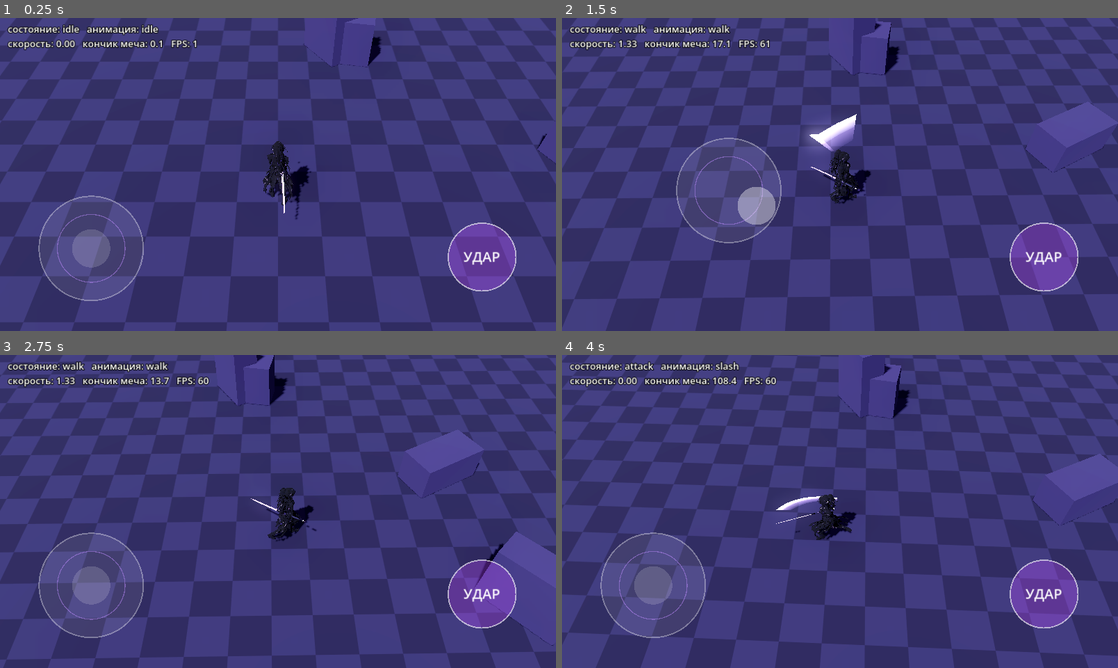
Above: before the commit, frames 1-4 (two rows, left to right).
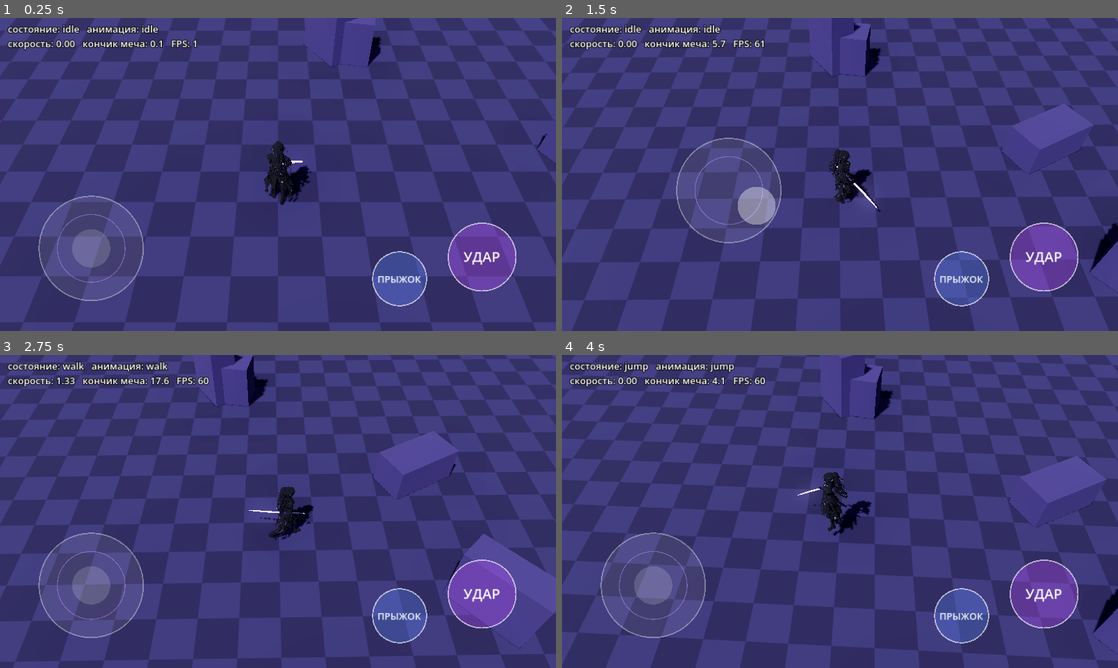
Above: after the commit, the same moments.

Repository: Masuku4129/Game
Game: Godot game, scene res://main.tscn
Two runs of this game, one before a commit and one after it. Both use one fixed random seed, a clock stepped at 60 frames per second and the inputs below.
Inputs (mouse positions are in pixels of both pictures, inside the frame that each line leads up to):
- Up to frame 1 (0.25 s): no input
- Up to frame 2 (1.5 s): tap Enter at 0.5 s; move the mouse to (962, 158) at 0.52 s; hold D 0.53-1.25 s; tap K at 0.6 s; click (962, 158) at 0.67 s; tap Space at 0.77 s; drag from (728, 190) to (812, 237) at 1.27 s
- Up to frame 3 (2.75 s): move the mouse to (333, 442) at 2.02 s; hold D from 2.03 s (still down); tap J at 2.1 s; tap K at 2.3 s
- Up to frame 4 (4 s): release D at 2.75 s; drag from (812, 574) to (673, 464) at 2.77 s; move the mouse to (1006, 558) at 3.52 s; hold A from 3.53 s (still down); tap K at 3.6 s; tap Space at 3.77 s

The runs differ from the first frame. In frame 1, 1.7% of the frame differs, in the area x 47-77%, y 39-93%; in frame 2, 64%; in frame 3, 66%, in the area x 0-100%, y 0-100%; in frame 4, 62%.

Commit message:
kira: 5-hit combo, jump, crescent wave shader, single trail window, narrower legs, darker model
Co-Authored-By: Claude Sonnet 5.5 <noreply@anthropic.com>
Claude-Session: https://claude.ai/code/session_01XvKRdiRrWdLnET7y1AhQmW

Diff:
--- /dev/null
+++ b/kira_3d_test/crescent.gdshader
@@ -0,0 +1,54 @@
+shader_type spatial;
+render_mode unshaded, blend_add, cull_disabled, depth_draw_never;
+
+// Волна-полумесяц, рассекающая плоскость удара.
+// Три вложенных полумесяца разной яркости, яркая кромка, радиальные "волокна" и растворение по краю.
+uniform float progress : hint_range(0.0, 1.0) = 0.0;
+uniform vec3 col_rim = vec3(1.0, 1.0, 1.0);
+uniform vec3 col_body = vec3(0.62, 0.38, 1.0);
+uniform vec3 col_deep = vec3(0.25, 0.08, 0.65);
+
+float hash(vec2 p) { return fract(sin(dot(p, vec2(127.1, 311.7))) * 43758.5453); }
+float vnoise(vec2 p) {
+	vec2 i = floor(p);
+	vec2 f = fract(p);
+	f = f * f * (3.0 - 2.0 * f);
+	return mix(mix(hash(i), hash(i + vec2(1.0, 0.0)), f.x), mix(hash(i + vec2(0.0, 1.0)), hash(i + vec2(1.0, 1.0)), f.x), f.y);
+}
+
+void fragment() {
+	vec2 p = UV * 2.0 - 1.0;
+	p.y = -p.y;                       // +y = направление полёта волны
+	vec3 acc = vec3(0.0);
+	float alpha = 0.0;
+	for (int i = 0; i < 3; i++) {
+		float fi = float(i);
+		float k = 1.0 - 0.16 * fi;                 // вложенные слои
+		vec2 ca = vec2(0.0, -0.18 * k);
+		vec2 cb = vec2(0.0, -0.18 * k - 0.52 * k);
+		float ra = 0.92 * k;
+		float rb = 0.86 * k;
+		float da = length(p - ca) - ra;            // <0 внутри внешнего круга
+		float db = length(p - cb) - rb;            // <0 внутри вычитаемого круга
+		float inside = smoothstep(0.012, -0.012, da) * smoothstep(-0.012, 0.012, db);
+		float thick = clamp(-db / 0.55, 0.0, 1.0);        // 0 у внутренней кромки .. 1 у внешней
+		vec2 q = p - ca;
+		float ang = atan(q.y, q.x);
+		float streak = vnoise(vec2(ang * 22.0 + fi * 7.0, length(q) * 4.0 - progress * 8.0));
+		float fib = 0.55 + 0.9 * streak;
+		float rim = exp(-abs(da) * 38.0);                  // яркая внешняя кромка
+		float edge2 = exp(-abs(db) * 60.0) * 0.5;          // тонкая подсветка внутренней кромки
+		vec3 body = mix(col_deep, col_body, thick) * fib;
+		vec3 layer = body * 0.9 + col_rim * (rim * 1.6 + edge2);
+		float w = (i == 0) ? 1.0 : 0.55;
+		acc += layer * inside * w;
+		alpha = max(alpha, inside * w);
+	}
+	// растворение к концу: края рассыпаются шумом
+	float n = vnoise(p * 7.0 + vec2(0.0, progress * 3.0));
+	float dissolve = smoothstep(progress * 1.05 - 0.15, progress * 1.05, n);
+	float fade = pow(1.0 - progress, 1.3);
+	float head = smoothstep(0.0, 0.12, progress);        // быстрый вход
+	ALBEDO = acc * 1.6 * fade * dissolve * head;
+	ALPHA = clamp(alpha, 0.0, 1.0);
+}
--- a/kira_3d_test/main.gd
+++ b/kira_3d_test/main.gd
@@ -30,11 +30,18 @@
 var attack_len := 1.1
 var combo := 0               # номер удара в комбо: 0, 1, 2
 var combo_queued := false
-const COMBO_ROLES := ["slash", "slash2", "slash3"]
+const COMBO_ROLES := ["slash", "slash2", "slash4", "slash5", "slash3"]
 const COMBO_WINDOW := 0.30
 const ATTACK_RANGE := 2.4        # радиус зоны поражения (было ~1.6, +50%)
 # для каждого удара: [время попадания (с), рывок вперёд (м), множитель радиуса ударной волны]
-const HIT_INFO := {"slash": [0.22, 0.9, 1.0], "slash2": [0.23, 0.9, 1.0], "slash3": [0.50, 1.4, 1.25]}
+# для каждого удара: [время попадания, рывок вперёд (м), множитель радиуса волны, окно шлейфа от, до, наклон плоскости волны (град), высота волны (м)]
+const HIT_INFO := {
+	"slash":  [0.21, 0.9, 1.0, 0.16, 0.30, 38.0, 1.0],
+	"slash2": [0.22, 0.9, 1.0, 0.15, 0.31, -8.0, 1.0],
+	"slash4": [0.30, 0.7, 1.35, 0.16, 0.40, 0.0, 0.55],
+	"slash5": [0.26, 0.8, 1.1, 0.16, 0.34, -62.0, 1.1],
+	"slash3": [0.30, 1.4, 1.3, 0.26, 0.38, 90.0, 1.2]}
+const JUMP_DIST := 1.9
 var hit_done := false
 var lunge_left := 0.0
 var lunge_dir := Vector3.ZERO
@@ -165,14 +172,17 @@
 			if low.contains("idle"): role = "idle"
 			elif low.contains("walk"): role = "walk"
 			elif low.contains("run"): role = "run"
+			elif low == "jump": role = "jump"
+			elif low == "slash5": role = "slash5"
+			elif low == "slash4": role = "slash4"
 			elif low == "slash3": role = "slash3"
 			elif low == "slash2": role = "slash2"
 			elif low == "slash": role = "slash"
 			if role == "":
 				continue
 			anim_of[role] = n
-			a.loop_mode = Animation.LOOP_NONE if role.begins_with("slash") else Animation.LOOP_LINEAR
-		for role in ["idle", "walk", "run", "slash", "slash2", "slash3"]:
+			a.loop_mode = Animation.LOOP_NONE if (role.begins_with("slash") or role == "jump") else Animation.LOOP_LINEAR
+		for role in ["idle", "walk", "run", "jump", "slash", "slash2", "slash4", "slash5", "slash3"]:
 			if not anim_of.has(role):
 				problems.append("НЕТ анимации " + role)
 	_attach_katana()
@@ -226,6 +236,7 @@
 	ui = TouchUI.new()
 	layer.add_child(ui)
 	ui.attack_pressed.connect(_on_attack)
+	ui.jump_pressed.connect(_on_jump)
 	hud = Label.new()
 	hud.position = Vector2(18.0, 10.0)
 	hud.add_theme_font_size_override("font_size", 22)
@@ -239,6 +250,8 @@
 		var k := event as InputEventKey
 		if k.pressed and not k.echo and (k.keycode == KEY_SPACE or k.keycode == KEY_J):
 			_on_attack()
+		if k.pressed and not k.echo and k.keycode == KEY_K:
+			_on_jump()
 
 
 func _input_vector() -> Vector2:
@@ -277,6 +290,10 @@
 			_play("walk", BLEND)
 		"run":
 			_play("run", BLEND)
+		"jump":
+			_play("jump", 0.06)
+			if anim_of.has("jump"):
+				attack_len = anim.get_animation(anim_of["jump"]).length
 		"attack":
 			_play(COMBO_ROLES[combo], 0.05)
 			hit_done = false
@@ -286,7 +303,20 @@
 				attack_len = anim.get_animation(anim_of[COMBO_ROLES[combo]]).length
 
 
+func _on_jump() -> void:
+	if state == "attack" or state == "jump":
+		return
+	var v := _input_vector()
+	if v.length() > DEAD_ZONE:
+		player.rotation.y = atan2(v.x, v.y)
+	attack_time = 0.0
+	lunge_dir = Vector3(sin(player.rotation.y), 0.0, cos(player.rotation.y))
+	_set_state("jump", true)
+
+
 func _on_attack() -> void:
+	if state == "jump":
+		return
 	if state == "attack":
 		if attack_time >= attack_len * COMBO_WINDOW and combo < COMBO_ROLES.size() - 1:
 			combo_queued = true
@@ -304,7 +334,18 @@
 	var v := _input_vector()
 	var mag := v.length()
 	cur_speed = 0.0
-	if state == "attack":
+	if state == "jump":
+		attack_time += delta
+		# вперёд на время полёта (самая активная часть анимации 0.16..0.62 с)
+		if attack_time > 0.16 and attack_time < 0.62:
+			var js := JUMP_DIST * delta / 0.46
+			var jp := player.position + lunge_dir * js
+			jp.x = clampf(jp.x, -ARENA_LIMIT, ARENA_LIMIT)
+			jp.z = clampf(jp.z, -ARENA_LIMIT, ARENA_LIMIT)
+			player.position = jp
+		if attack_time >= attack_len:
+			_set_state("idle", true)
+	elif state == "attack":
 		attack_time += delta
 		# в начале удара можно довернуть персонажа джойстиком
 		if mag > DEAD_ZONE and attack_time < attack_len * 0.25:
@@ -318,9 +359,11 @@
 			np.x = clampf(np.x, -ARENA_LIMIT, ARENA_LIMIT)
 			np.z = clampf(np.z, -ARENA_LIMIT, ARENA_LIMIT)
 			player.position = np
+		if trail != null:
+			trail.active = attack_time >= float(info[3]) and attack_time <= float(info[4])
 		if not hit_done and attack_time >= float(info[0]):
 			hit_done = true
-			_spawn_shockwave(float(info[2]))
+			_spawn_crescent(float(info[2]), float(info[5]), float(info[6]))
 			hits_log.append(COMBO_ROLES[combo])
 		if attack_time >= attack_len * 0.90 and combo_queued:
 			combo += 1
@@ -333,6 +376,8 @@
 			combo = 0
 			_set_state("idle", true)
 	elif mag > DEAD_ZONE:
+		if trail != null:
+			trail.active = false
 		var dir := Vector3(v.x, 0.0, v.y).normalized()
 		var target_yaw := atan2(dir.x, dir.z)
 		player.rotation.y = lerp_angle(player.rotation.y, target_yaw, 1.0 - exp(-TURN_SPEED * delta))
@@ -344,6 +389,8 @@
 		player.position = p
 		_set_state("run" if running else "walk")
 	else:
+		if trail != null:
+			trail.active = false
 		_set_state("idle")
 	# камера сверху под 45°
 	var target := player.position + Vector3(0.0, 1.0, 0.0)
@@ -353,43 +400,34 @@
 	_update_hud()
 
 
-func _spawn_shockwave(scale_f: float) -> void:
-	# полумесяц на земле: показывает зону поражения (радиус ATTACK_RANGE), быстро гаснет
-	var r := ATTACK_RANGE * scale_f
+func _spawn_crescent(scale_f: float, roll_deg: float, height: float) -> void:
+	# Волна-полумесяц в плоскости удара: вылетает вперёд, расширяется и рассыпается.
+	# Её размер = зона поражения (ATTACK_RANGE * scale_f).
+	var size := ATTACK_RANGE * scale_f * 2.0
 	var mi := MeshInstance3D.new()
-	var im := ImmediateMesh.new()
-	var segs := 28
-	var half := 1.15   # половина угла дуги, рад
-	im.surface_begin(Mesh.PRIMITIVE_TRIANGLES)
-	for i in range(segs):
-		var a0 := -half + 2.0 * half * float(i) / float(segs)
-		var a1 := -half + 2.0 * half * float(i + 1) / float(segs)
-		var w0 := sin(PI * float(i) / float(segs))
-		var w1 := sin(PI * float(i + 1) / float(segs))
-		var o0 := Vector3(sin(a0), 0.04, cos(a0)) * r
-		var o1 := Vector3(sin(a1), 0.04, cos(a1)) * r
-		var i0 := Vector3(sin(a0), 0.04, cos(a0)) * (r - 0.9 * w0 * scale_f)
-		var i1 := Vector3(sin(a1), 0.04, cos(a1)) * (r - 0.9 * w1 * scale_f)
-		for v in [[o0, 1.0], [i0, 0.0], [o1, 1.0], [i0, 0.0], [i1, 0.0], [o1, 1.0]]:
-			im.surface_set_color(Color(0.8, 0.65, 1.0, float(v[1]) * 0.85))
-			im.surface_add_vertex(v[0])
-	im.surface_end()
-	mi.mesh = im
-	var mat := StandardMaterial3D.new()
-	mat.shading_mode = BaseMaterial3D.SHADING_MODE_UNSHADED
-	mat.transparency = BaseMaterial3D.TRANSPARENCY_ALPHA
-	mat.blend_mode = BaseMaterial3D.BLEND_MODE_ADD
-	mat.cull_mode = BaseMaterial3D.CULL_DISABLED
-	mat.vertex_color_use_as_albedo = true
+	var quad := QuadMesh.new()
+	quad.size = Vector2(size, size)
+	mi.mesh = quad
+	var mat := ShaderMaterial.new()
+	mat.shader = load("res://crescent.gdshader")
+	mat.set_shader_parameter("progress", 0.0)
 	mi.material_override = mat
 	mi.cast_shadow = GeometryInstance3D.SHADOW_CASTING_SETTING_OFF
 	mi.top_level = true
 	add_child(mi)
-	mi.global_position = player.global_position
-	mi.global_rotation = Vector3(0.0, player.rotation.y, 0.0)
+	var fwd := Vector3(sin(player.rotation.y), 0.0, cos(player.rotation.y))
+	# плоскость лежит горизонтально (нормаль вверх), затем наклоняется вокруг направления удара
+	var base := Basis(Vector3(1, 0, 0), Vector3(0, 0, 1), Vector3(0, -1, 0))
+	var yaw_b := Basis(Vector3.UP, player.rotation.y)
+	var roll_b := Basis(Vector3(0, 0, 1), deg_to_rad(roll_deg))
+	var b := yaw_b * roll_b * base
+	var start := player.global_position + fwd * 0.5 + Vector3(0.0, height, 0.0)
+	mi.global_transform = Transform3D(b, start)
 	var tw := create_tween()
-	tw.tween_property(mat, "albedo_color:a", 0.0, 0.28)
-	tw.parallel().tween_property(mi, "scale", Vector3(1.12, 1.0, 1.12), 0.28)
+	tw.tween_method(func(p: float) -> void:
+		mat.set_shader_parameter("progress", p)
+		var s := lerpf(0.55, 1.0, ease(p, 0.35))
+		mi.global_transform = Transform3D(b.scaled(Vector3(s, s, s)), start + fwd * (ATTACK_RANGE * 0.8 * p)), 0.0, 1.0, 0.42)
 	tw.tween_callback(mi.queue_free)
 
 
@@ -426,16 +464,18 @@
 	sim_move = Vector2.ZERO
 	await get_tree().create_timer(0.4).timeout
 	_on_attack()
-	await get_tree().create_timer(0.30).timeout
-	log.call("attack1_mid")
-	_on_attack()
-	await get_tree().create_timer(0.50).timeout
-	log.call("attack2_expected")
-	_on_attack()
-	await get_tree().create_timer(0.55).timeout
-	log.call("attack3_expected")
+	for i in range(4):
+		await get_tree().create_timer(0.30).timeout
+		_on_attack()
+		await get_tree().create_timer(0.30).timeout
+		log.call("attack%d" % (i + 1))
 	await get_tree().create_timer(1.2).timeout
 	log.call("after_combo")
 	print("KIRA_TEST hits=", hits_log)
+	_on_jump()
+	await get_tree().create_timer(0.4).timeout
+	log.call("jump_mid")
+	await get_tree().create_timer(0.9).timeout
+	log.call("after_jump")
 	print("KIRA_TEST_DONE problems=", problems)
 	get_tree().quit(1 if problems.size() > 0 else 0)
--- a/kira_3d_test/slash_trail.gd
+++ b/kira_3d_test/slash_trail.gd
@@ -22,6 +22,7 @@
 var _last_tip := Vector3.ZERO
 var _has_last := false
 var _tip_speed := 0.0
+var active := false          # шлейф рисуется только пока включён (окно самого мощного замаха)
 
 
 func _ready() -> void:
@@ -62,7 +63,7 @@
 	_last_tip = tip
 	_has_last = true
 	_tip_speed = speed
-	_samples.append({"xf": xf, "t": now, "moving": speed >= speed_per_height * character_height})
+	_samples.append({"xf": xf, "t": now, "moving": active and speed >= speed_per_height * character_height})
 	while _samples.size() > 0 and now - float(_samples[0]["t"]) > lifetime:
 		_samples.pop_front()
 	_rebuild(now)
--- a/kira_3d_test/touch_ui.gd
+++ b/kira_3d_test/touch_ui.gd
@@ -4,16 +4,20 @@
 ## Лёгкий наклон джойстика = ходьба, сильный наклон (кольцо) = бег.
 
 signal attack_pressed
+signal jump_pressed
 
 const JOY_RADIUS := 120.0
 const RUN_RING := 0.65
 const ATTACK_RADIUS := 78.0
+const JUMP_RADIUS := 62.0
 
 var move_vector := Vector2.ZERO
 var _joy_index := -1
 var _joy_center := Vector2.ZERO
 var _attack_index := -1
 var _attack_center := Vector2.ZERO
+var _jump_index := -1
+var _jump_center := Vector2.ZERO
 var _hint_center := Vector2.ZERO
 
 
@@ -27,6 +31,7 @@
 func _layout() -> void:
 	var s := get_viewport_rect().size
 	_attack_center = Vector2(s.x - 170.0, s.y - 170.0)
+	_jump_center = Vector2(s.x - 360.0, s.y - 120.0)
 	_hint_center = Vector2(210.0, s.y - 190.0)
 	queue_redraw()
 
@@ -40,7 +45,11 @@
 		var t := event as InputEventScreenTouch
 		if t.pressed:
 			var p := t.position
-			if _attack_index == -1 and p.distance_to(_attack_center) <= ATTACK_RADIUS * 1.5:
+			if _jump_index == -1 and p.distance_to(_jump_center) <= JUMP_RADIUS * 1.4:
+				_jump_index = t.index
+				jump_pressed.emit()
+				queue_redraw()
+			elif _attack_index == -1 and p.distance_to(_attack_center) <= ATTACK_RADIUS * 1.5:
 				_attack_index = t.index
 				attack_pressed.emit()
 				queue_redraw()
@@ -56,6 +65,9 @@
 				queue_redraw()
 			elif t.index == _attack_index:
 				_attack_index = -1
+				queue_redraw()
+			elif t.index == _jump_index:
+				_jump_index = -1
 				queue_redraw()
 	elif event is InputEventScreenDrag:
 		var d := event as InputEventScreenDrag
@@ -74,5 +86,9 @@
 	var pressed := _attack_index != -1
 	draw_circle(_attack_center, ATTACK_RADIUS, Color(0.75, 0.3, 1.0, 0.65 if pressed else 0.32))
 	draw_arc(_attack_center, ATTACK_RADIUS, 0.0, TAU, 64, Color(1, 1, 1, 0.6), 3.0)
+	var jp := _jump_index != -1
+	draw_circle(_jump_center, JUMP_RADIUS, Color(0.35, 0.55, 1.0, 0.6 if jp else 0.3))
+	draw_arc(_jump_center, JUMP_RADIUS, 0.0, TAU, 64, Color(1, 1, 1, 0.6), 3.0)
 	var font := ThemeDB.fallback_font
+	draw_string(font, _jump_center + Vector2(-JUMP_RADIUS, 9.0), "ПРЫЖОК", HORIZONTAL_ALIGNMENT_CENTER, JUMP_RADIUS * 2.0, 22, Color(1, 1, 1, 0.95))
 	draw_string(font, _attack_center + Vector2(-ATTACK_RADIUS, 11.0), "УДАР", HORIZONTAL_ALIGNMENT_CENTER, ATTACK_RADIUS * 2.0, 32, Color(1, 1, 1, 0.95))
Binary file changed: kira_3d_test/assets/kira_rigged.glb
